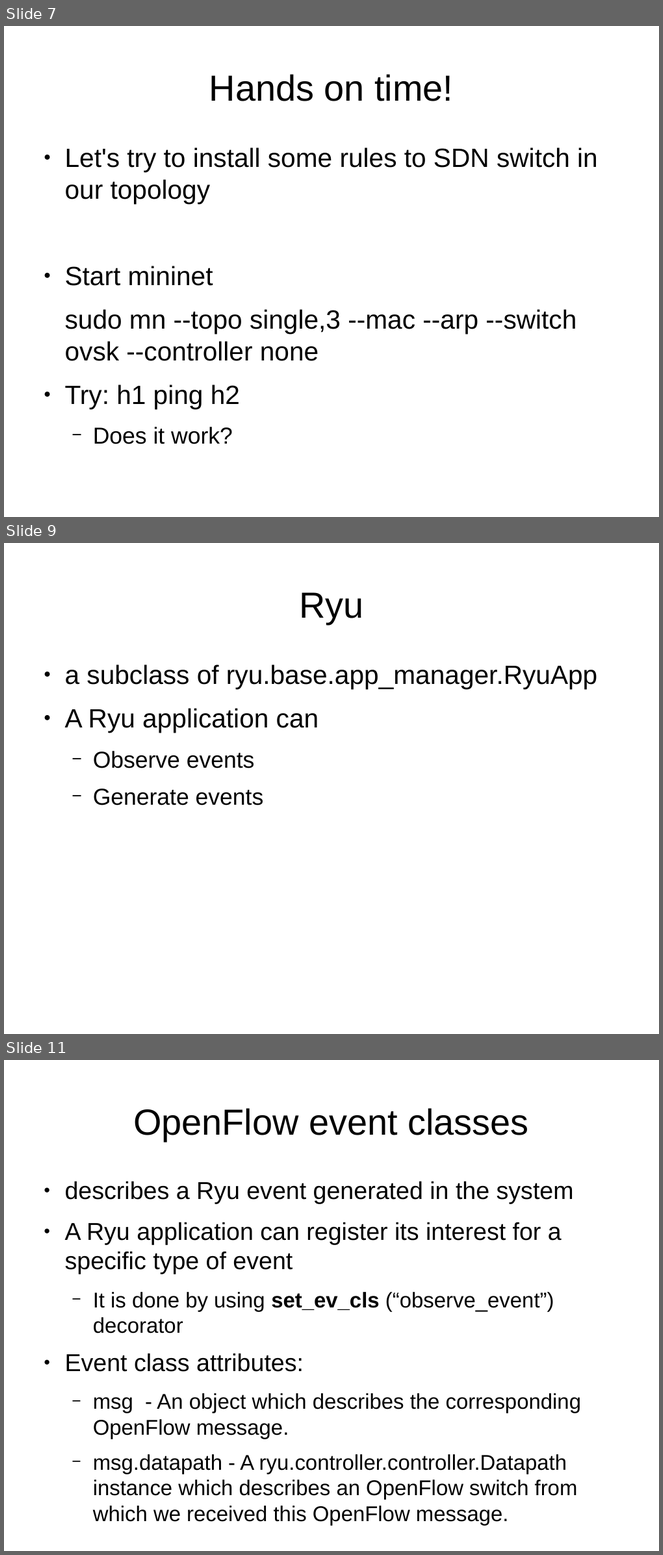
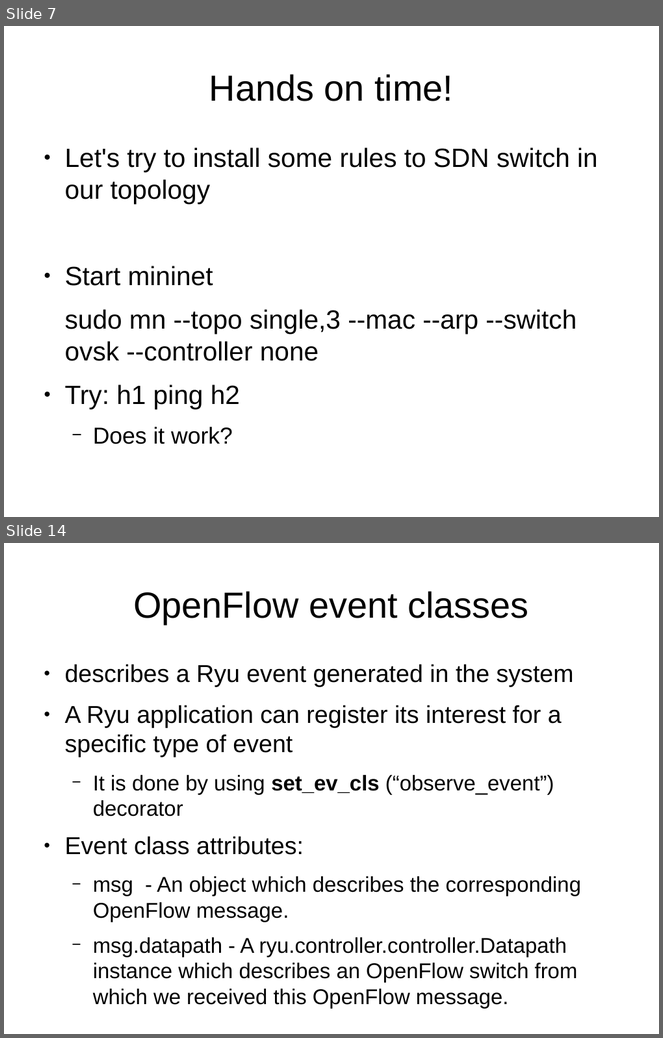
Before and after one commit to michalg9/sdnws, a slide deck: presentation.odp. Shown one above the other, each under a label of ours: slides 7, 9 and 11 before the commit, slides 7 and 14 after it; the slides between them are not shown. The pictures are 663x1555 and 663x1038 pixels, drawn with LibreOffice and Linux fonts; fonts in the diff are those of the drawing. Boxes give left, top, right and bottom in pixels: in the first picture for what was removed or moved away, otherwise in the second. Text is boxed around its words. In the diff, an @@ line names an element or a change of style, - is before the commit and + after.

```diff
--- a/presentation.odp
+++ b/presentation.odp
@@ slide 9 removed at bbox=[4, 543, 659, 1034], background #FFFFFF @@
@@ title removed at bbox=[299, 592, 363, 624] @@
-Ryu
@@ text removed at bbox=[65, 665, 597, 806] @@
-● a subclass of ryu.base.app_manager.RyuApp
-● A Ryu application can
-  − Observe events
-  − Generate events
@@ what was slide 11 is now slide 14 @@
```
Also in this commit, not shown: 1 slide changed, 5 slides added, 1 other slide removed, 6 other files.
